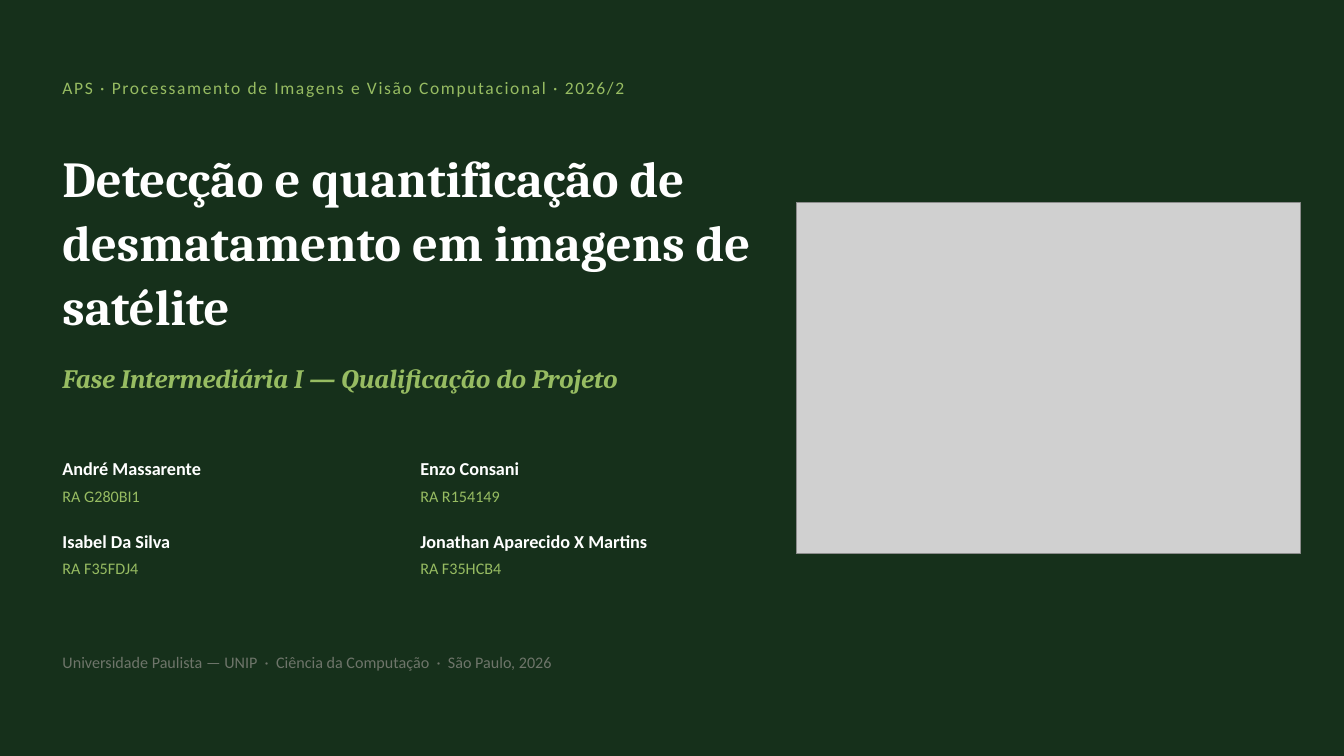
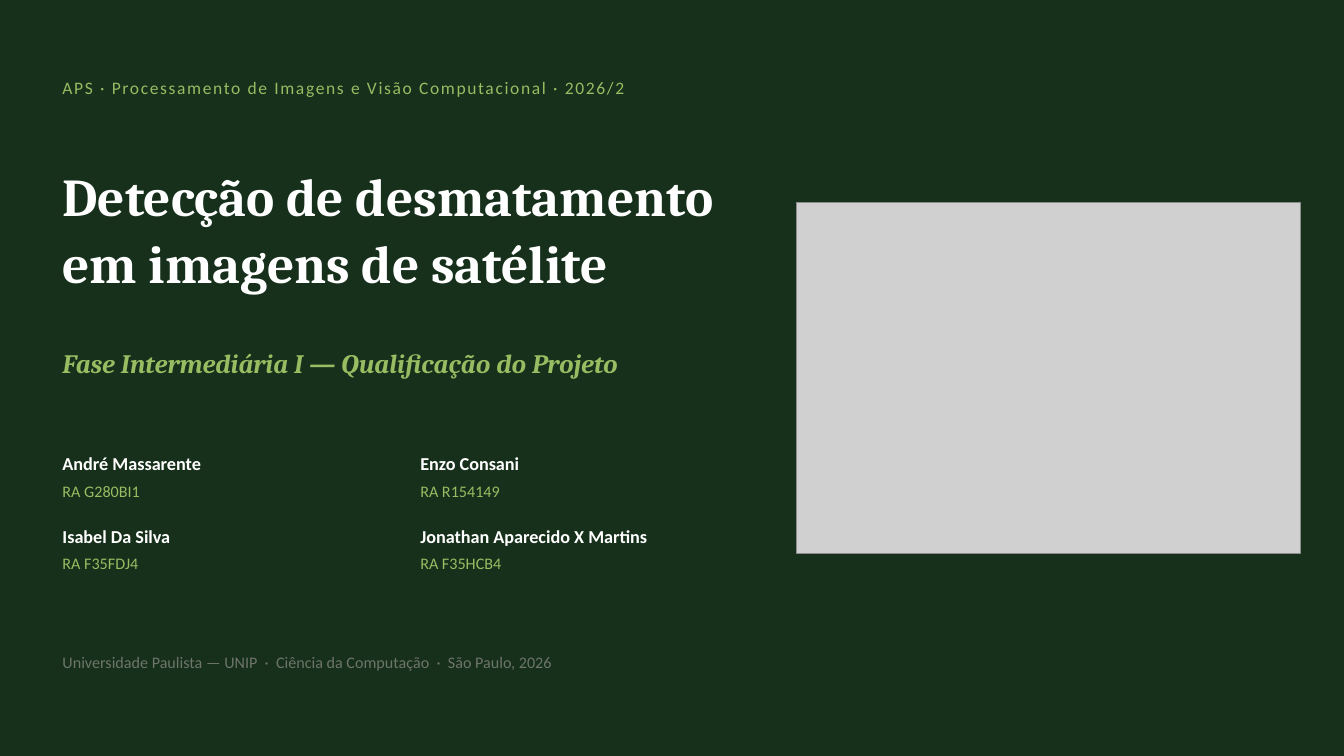
Before and after one commit to DevAndreMassarente/aps-desmatamento-satelite, a slide deck: slide 1 of entrega/apresentacao-qualificacao.pptx. Drawn at 1344x756 pixels with LibreOffice and Linux fonts; fonts in the diff are those of the drawing; grey boxes stand for pictures. Boxes give left, top, right and bottom in pixels: in the first picture for what was removed or moved away, otherwise in the second. Text is boxed around its words. In the diff, an @@ line names an element or a change of style, - is before the commit and + after.

```diff
--- a/entrega/apresentacao-qualificacao.pptx
+++ b/entrega/apresentacao-qualificacao.pptx
@@ text at (62,179,714,295): text changed; size 36 to 38 pt @@
-Detecção e quantificação de desmatamento em imagens de satélite
+Detecção de desmatamento em imagens de satélite
@@ text "Fase Intermediária I — Qualificação ...": place and size @@
-text "Fase Intermediária I — Qualificação ..." at (62,369,618,394)
+text "Fase Intermediária I — Qualificação ..." at (62,354,618,379)
@@ 8 texts: place and size @@
-8 texts at (62,462,647,574)
+8 texts at (62,457,647,569)
```
Also in this commit, not shown: 4 other slides changed, 6 slides added, 11 slides removed, 9 other files.
